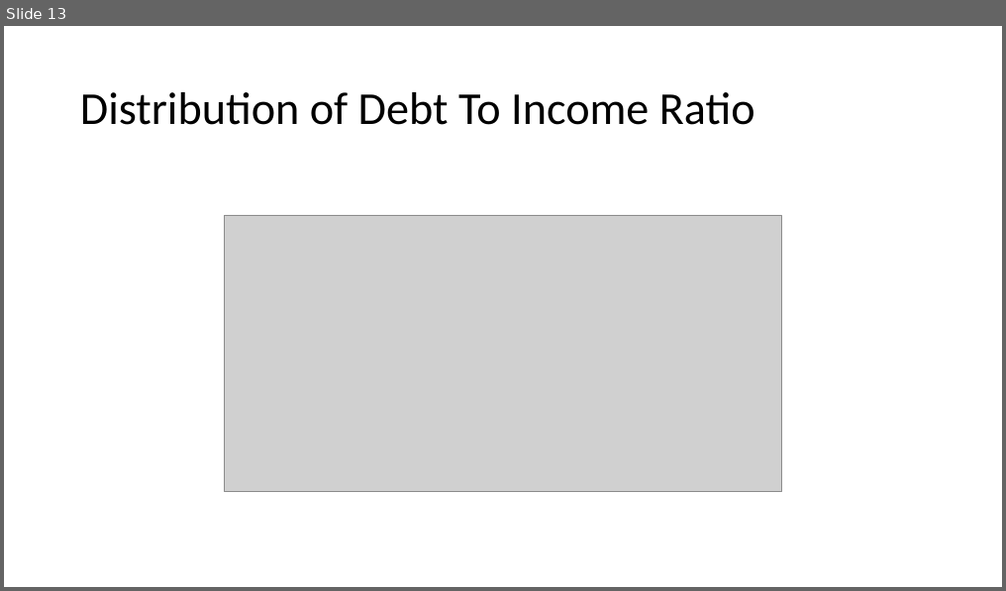
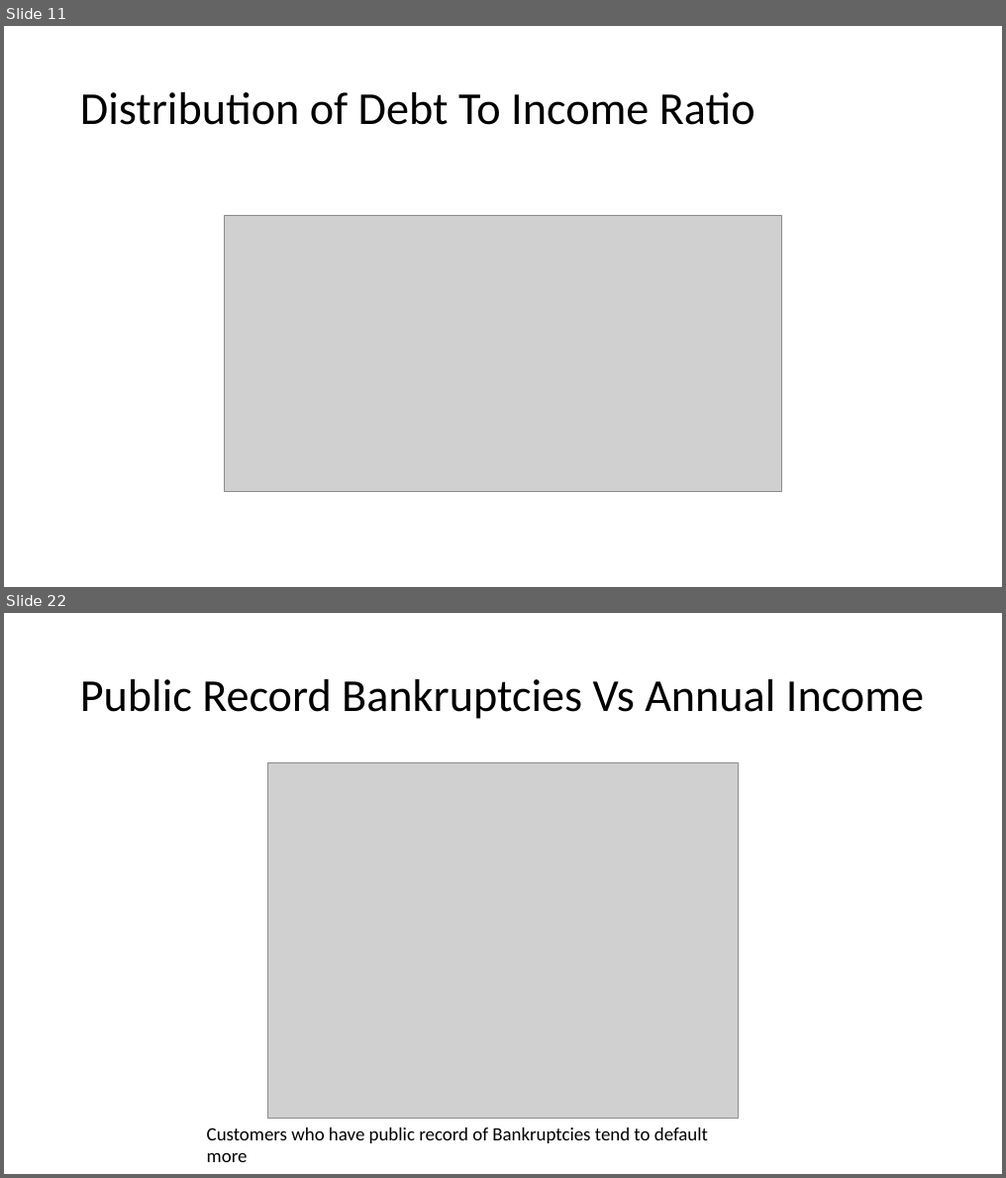
Before and after one commit to vjereme/Lending_Club_CaseStudy, a slide deck: Lending_Club_CaseStudy_Syed_Jereme.pptx. Shown one above the other, each under a label of ours: slide 13 before the commit, slides 11 and 22 after it; the slides between them are not shown. The pictures are 1006x591 and 1006x1178 pixels, drawn with LibreOffice and Linux fonts; fonts in the diff are those of the drawing; grey boxes stand for pictures. Boxes give left, top, right and bottom in pixels: in the first picture for what was removed or moved away, otherwise in the second. Text is boxed around its words. In the diff, an @@ line names an element or a change of style, - is before the commit and + after.

```diff
--- a/Lending_Club_CaseStudy_Syed_Jereme.pptx
+++ b/Lending_Club_CaseStudy_Syed_Jereme.pptx
@@ slide 22 added at [4, 613, 1002, 1174], background #FFFFFF @@
@@ title added at [80, 679, 924, 719], 44 pt, text #000000 @@
+Public Record Bankruptcies Vs Annual Income
@@ picture added at [268, 762, 739, 1119] @@
@@ text added at [207, 1128, 708, 1162], 18 pt, text #000000 @@
+Customers who have public record of Bankruptcies tend to default more
@@ what was slide 13 is now slide 11 @@
```
Also in this commit, not shown: 9 slides changed, 9 other slides added, 3 slides removed.
